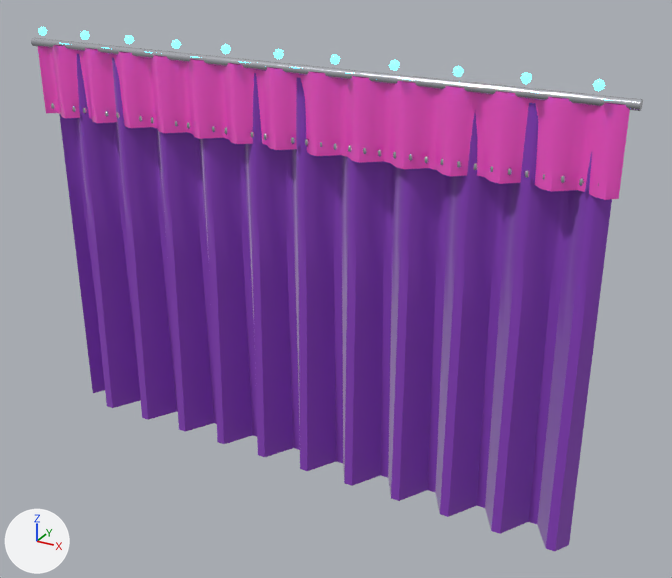
An edit to the glTF model public/assets/interiors/palco/stage_curtain_velvet.glb, drawn before and after from the same camera.
Camera for both pictures: a camera (50 mm lens) standing at (3.01, -5.05, 4.1) and looking at (0.27, -0.06, 1.6). Lighting does not change. The marker at lower left points along +X, +Y and +Z. The older version comes first.

Names of what the first picture shows: 'stage_curtain_velvet'.
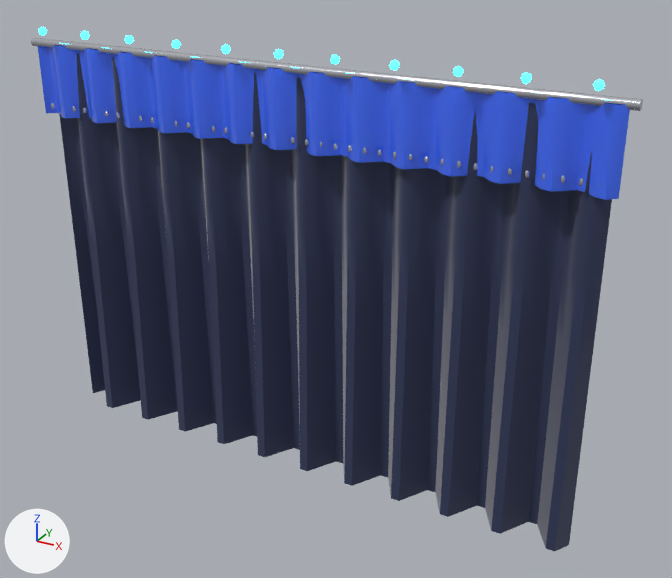
Boxes (x1, y1, x2, y2) around the edits, measured in the pictures (672 x 578 px):
'stage_curtain_velvet', recoloured (darker)
    both: (35, 27, 634, 551)

Patch to the scene script:
```diff
--- a/public/assets/interiors/palco/stage_curtain_velvet.glb.py
+++ b/public/assets/interiors/palco/stage_curtain_velvet.glb.py
@@ mat_fabric_013 @@
 mat_fabric_013 = principled_material('fabric.013')
-mat_fabric_013.base_color = (0.254, 0.0452, 0.527)  # purple #8a3cc0
+mat_fabric_013.base_color = (0.0242, 0.0356, 0.0976)  # dark blue #2b3558
 mat_fabric_013.roughness = 0.55
@@ mat_accent2_013 @@
 mat_accent2_013 = principled_material('accent2.013')
-mat_accent2_013.base_color = (1.0, 0.0782, 0.631)  # pink #ff4fd0
+mat_accent2_013.base_color = (0.0437, 0.147, 1.0)  # blue #3b6bff
 mat_accent2_013.roughness = 0.08
```
